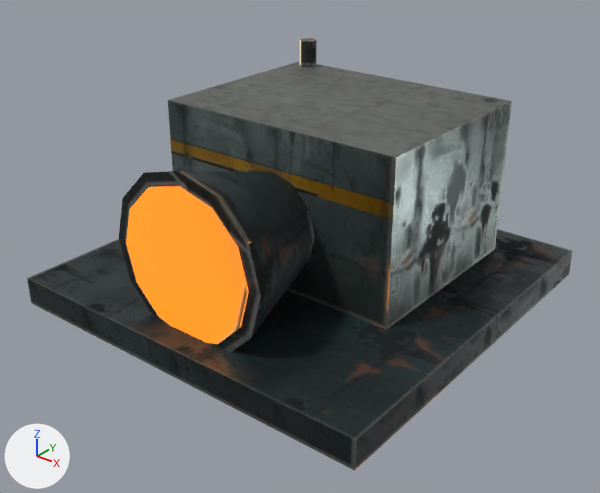
The glTF model game/world/models/chemical_thruster.glb, before and after one commit.
One viewpoint serves both versions: a 50 mm lens placed at (0.988, -1.266, 0.88), pointed at (0.021, -0.057, 0.13). Every picture has the same lights, and +X, +Y and +Z are marked at lower left. The picture after the commit comes second. Vertices at exactly the same position are counted once.

The first picture shows 'te_chemical_thruster'.
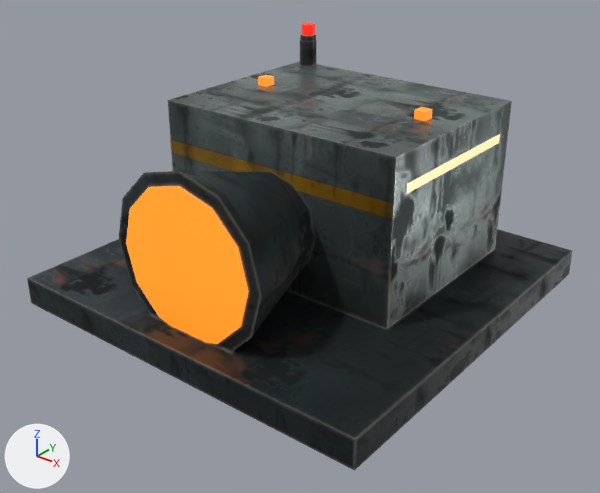
Boxes (x1, y1, x2, y2) around the edits, measured in the pictures (600 x 493 px):
'te_chemical_thruster', reshaped
    before: (27, 38, 573, 471)
    after: (27, 23, 573, 471)
part 1 of me_te_chemical_thruster, added
    after: (300, 34, 316, 41)
part 2 of me_te_chemical_thruster, added
    after: (301, 23, 315, 36)
part 3 of me_te_chemical_thruster, added
    after: (258, 75, 274, 87)
part 4 of me_te_chemical_thruster, added
    after: (414, 107, 432, 121)
part 5 of me_te_chemical_thruster, added (beige)
    after: (406, 134, 500, 194)
part 6 of me_te_chemical_thruster, surface changed
    both: (28, 61, 573, 470)

The change, as a diff of the scene's bpy script:
```diff
--- a/game/world/models/chemical_thruster.glb.py
+++ b/game/world/models/chemical_thruster.glb.py
@@ me_te_chemical_thruster @@
 # used by ob_te_chemical_thruster; location = (0.0, 0.0, 0.0)
 # verts and faces of me_te_chemical_thruster; kept vertices keep their numbers, new ones are numbered from 80
-me_te_chemical_thruster.from_pydata(...)  # 80 vertices, 134 faces; spans x -0.42..0.42, y -0.42..0.42, z 0.0..0.46
+me_te_chemical_thruster.from_pydata(...)  # 124 vertices, 200 faces; spans x -0.42..0.42, y -0.42..0.42, z 0.0..0.498
+# me_te_chemical_thruster part 1: a new loose piece, a 6-sided cylinder along z spanning x -0.256..-0.224, y 0.282..0.318, z 0.46..0.472, in mat_te_chemical_thruster
+# me_te_chemical_thruster part 2: a new loose piece, a 6-sided cylinder along z spanning x -0.254..-0.226, y 0.284..0.316, z 0.472..0.498, in mat_te_chemical_thruster
+# me_te_chemical_thruster part 3: a new loose piece, a box spanning x -0.213..-0.188, y 0.087..0.113, z 0.4..0.418, in mat_te_chemical_thruster
+# me_te_chemical_thruster part 4: a new loose piece, a box spanning x 0.188..0.213, y 0.087..0.113, z 0.4..0.418, in mat_te_chemical_thruster
+# me_te_chemical_thruster part 5
+verts[80] = (0.281, -0.08, 0.32)  # pixel (406, 194)
+verts[81] = (0.281, 0.28, 0.32)  # pixel (499, 142)
+verts[82] = (0.281, 0.28, 0.34)  # pixel (500, 133)
+verts[83] = (0.281, -0.08, 0.34)  # pixel (407, 183)
+faces += [(80, 81, 82), (80, 82, 83)]
+# me_te_chemical_thruster part 6: 74 kept faces spanning x -0.42..0.42, y -0.42..0.42, z 0.0..0.4 get new texture (UV) coordinates
 me_te_chemical_thruster.materials.append(mat_te_chemical_thruster)
```
